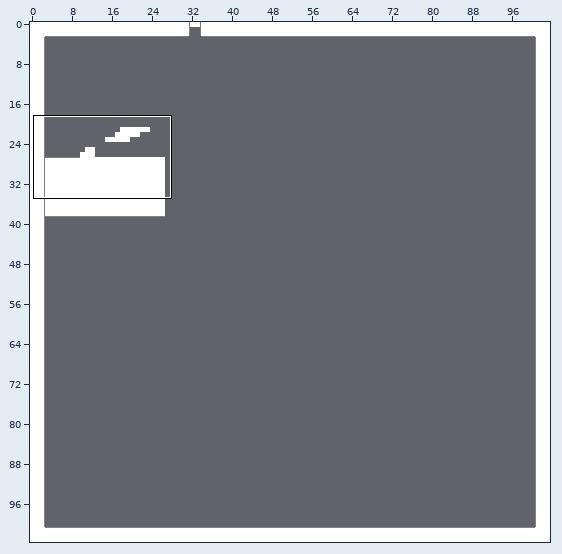
Two states of a Tiled map, MagnetBoy/MagnetBoy/MagnetBoyContent/sewer.tmx. Above: a wide view before the commit, with the close-up outlined.
Close-up. The starting point:
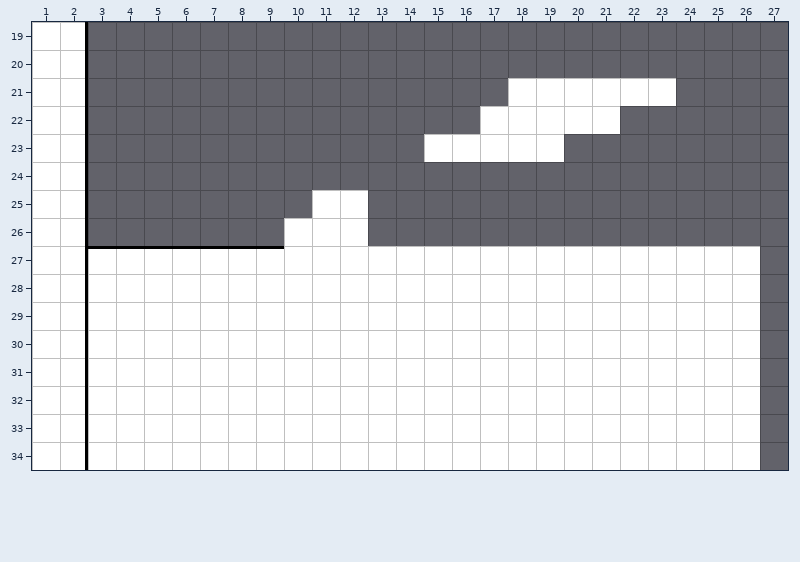
Cells are 32x32 px. Shown: x 1..27, y 19..34. The commit also changed other parts of the map, which this record leaves out.
New version:
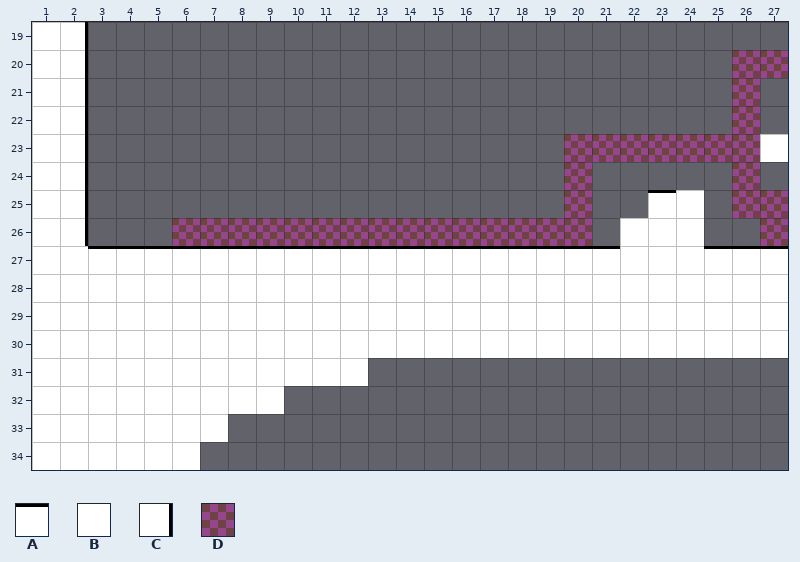
Key: from "genericBlock": A 1, B 9, C 10; from "mapBorder": D 0.
_ is an empty cell.
Tiles of an added or newly shown layer are drawn over the layers below it.
See-through tiles are keyed as they look on the map.
The exact change:
{"where": "layer \"block\""}
{"y":21,"x":18,"old":"BBBBBB","new":"______"}
{"y":22,"x":17,"old":"BBBBB","new":"_____"}
{"y":23,"x":15,"old":"BBBBB","new":"_____"}
{"y":23,"x":27,"old":"_","new":"B"}
{"y":25,"x":11,"old":"BB","new":"__"}
{"y":25,"x":23,"old":"__","new":"AB"}
{"y":26,"x":10,"old":"BBB","new":"___"}
{"y":26,"x":22,"old":"___","new":"BBB"}
{"y":27,"x":2,"old":"C","new":"B"}
{"y":27,"x":10,"old":"BBBBBBBBBBBB","new":"AAAAAAAAAAAA"}
{"y":27,"x":25,"old":"BB_","new":"AAA"}
{"y":28,"x":2,"old":"C","new":"B"}
{"y":28,"x":27,"old":"_","new":"B"}
{"y":29,"x":2,"old":"C","new":"B"}
{"y":29,"x":27,"old":"_","new":"B"}
{"y":30,"x":2,"old":"C","new":"B"}
{"y":30,"x":27,"old":"_","new":"B"}
{"y":31,"x":2,"old":"C","new":"B"}
{"y":31,"x":13,"old":"BBBBBBBBBBBBBB","new":"______________"}
{"y":32,"x":2,"old":"C","new":"B"}
{"y":32,"x":10,"old":"BBBBBBBBBBBBBBBBB","new":"_________________"}
{"y":33,"x":2,"old":"C","new":"B"}
{"y":33,"x":8,"old":"BBBBBBBBBBBBBBBBBBB","new":"___________________"}
{"y":34,"x":2,"old":"C","new":"B"}
{"y":34,"x":7,"old":"BBBBBBBBBBBBBBBBBBBB","new":"____________________"}
{"where": "layer \"criticalPath_DELETEMELATER\" (added)"}
{"y":20,"x":26,"old":"__","new":"DD"}
{"y":21,"x":26,"old":"_","new":"D"}
{"y":22,"x":26,"old":"_","new":"D"}
{"y":23,"x":20,"old":"_______","new":"DDDDDDD"}
{"y":24,"x":20,"old":"_","new":"D"}
{"y":24,"x":26,"old":"_","new":"D"}
{"y":25,"x":20,"old":"_","new":"D"}
{"y":25,"x":26,"old":"__","new":"DD"}
{"y":26,"x":6,"old":"_______________","new":"DDDDDDDDDDDDDDD"}
{"y":26,"x":27,"old":"_","new":"D"}
{"label":"changed","picture_box":[172,50,788,470]}
{"label":"changed","picture_box":[85,246,88,470]}
